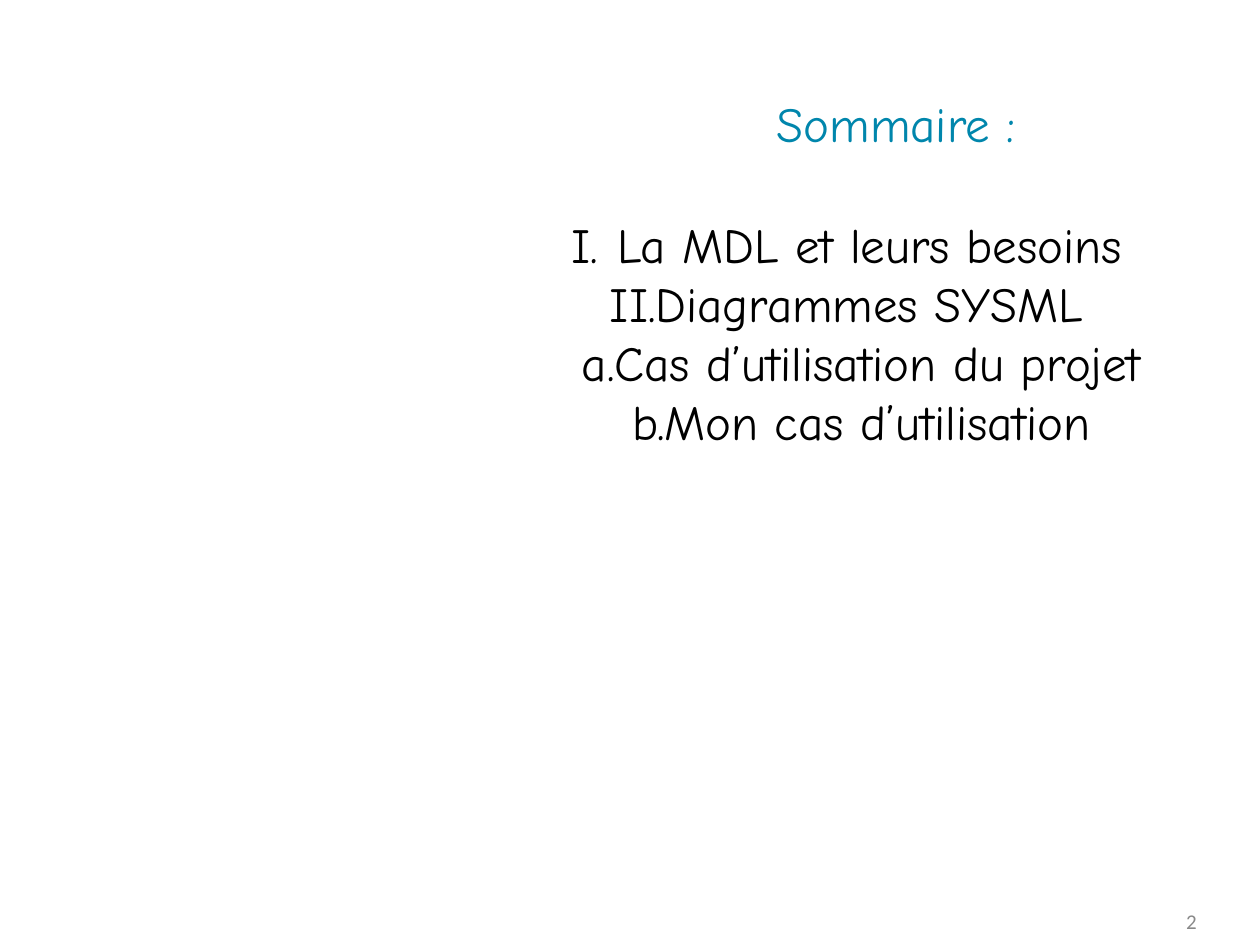
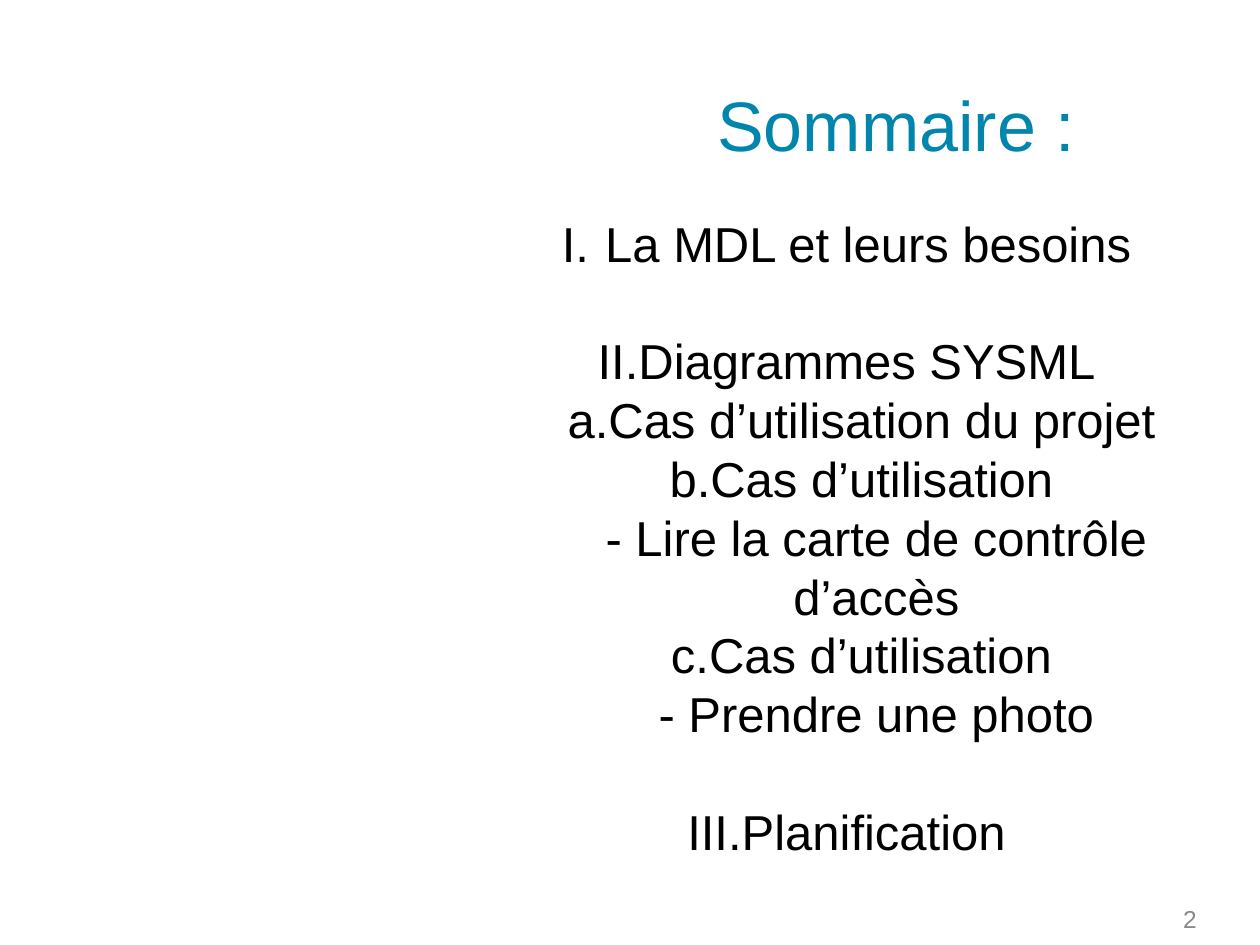
Before and after one commit to PinaudLucas/Projet, a slide deck: slide 2 of Lucas/Revue_commun.odp. Drawn at 1260x945 pixels with LibreOffice and Linux fonts; fonts in the diff are those of the drawing; background and template pictures are left out. Boxes give left, top, right and bottom in pixels: in the first picture for what was removed or moved away, otherwise in the second. Text is boxed around its words. In the diff, an @@ line names an element or a change of style, - is before the commit and + after.

```diff
--- a/Lucas/Revue_commun.odp
+++ b/Lucas/Revue_commun.odp
@@ title "Sommaire :" at (x1=717, y1=100, x2=1036, y2=152): size 28 to 40 pt, font Comic Neue to Arial @@
@@ subtitle "La MDL et leurs besoins" at (x1=568, y1=226, x2=1155, y2=851): vertical alignment top to middle @@
@@ subtitle at (x1=568, y1=226, x2=1155, y2=448): font Comic Neue to Arial in "La MDL et leurs besoins", "Diagrammes SYSML", "Cas d’utilisation du projet" @@
@@ subtitle at (x1=635, y1=461, x2=1147, y2=851): text changed; font Comic Neue to Arial @@
-  b. Mon cas d’utilisation
+  b. Cas d’utilisation
+     - Lire la carte de contrôle d’accès
+  c. Cas d’utilisation
+     - Prendre une photo
+III. Planification
@@ page number at (x1=1183, y1=911, x2=1197, y2=928): size 12 to 14 pt, font Calibri to Arial @@
```
Also in this commit, not shown: 2 other slides changed, 1 other file.
